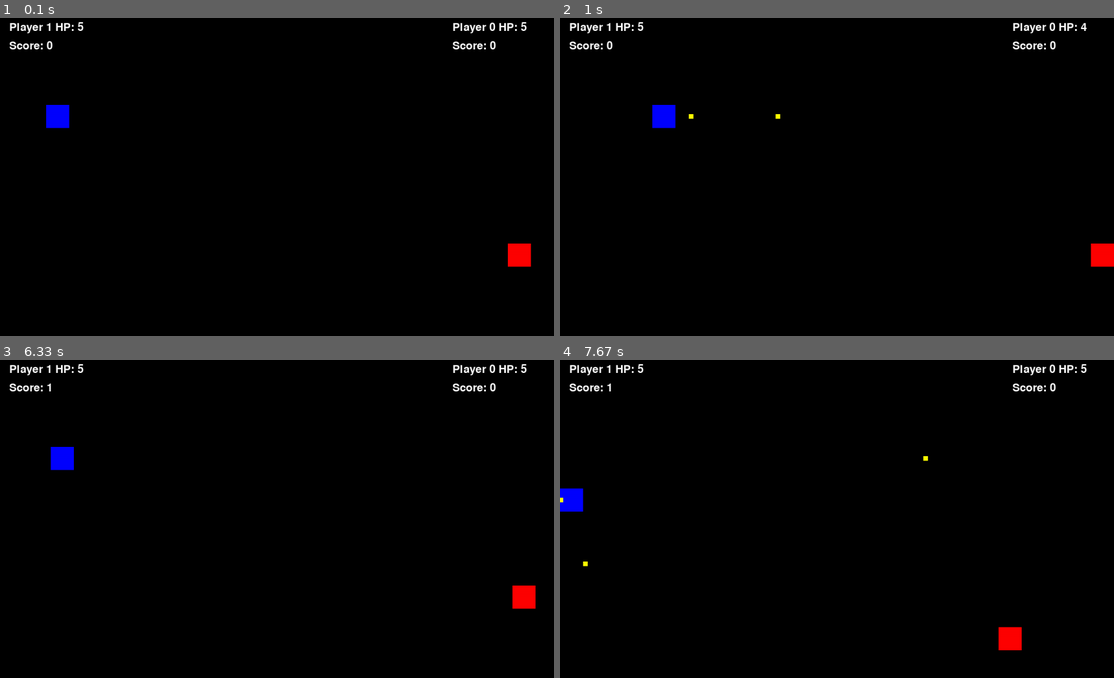
Above: before the commit, frames 1-4 (two rows, left to right).
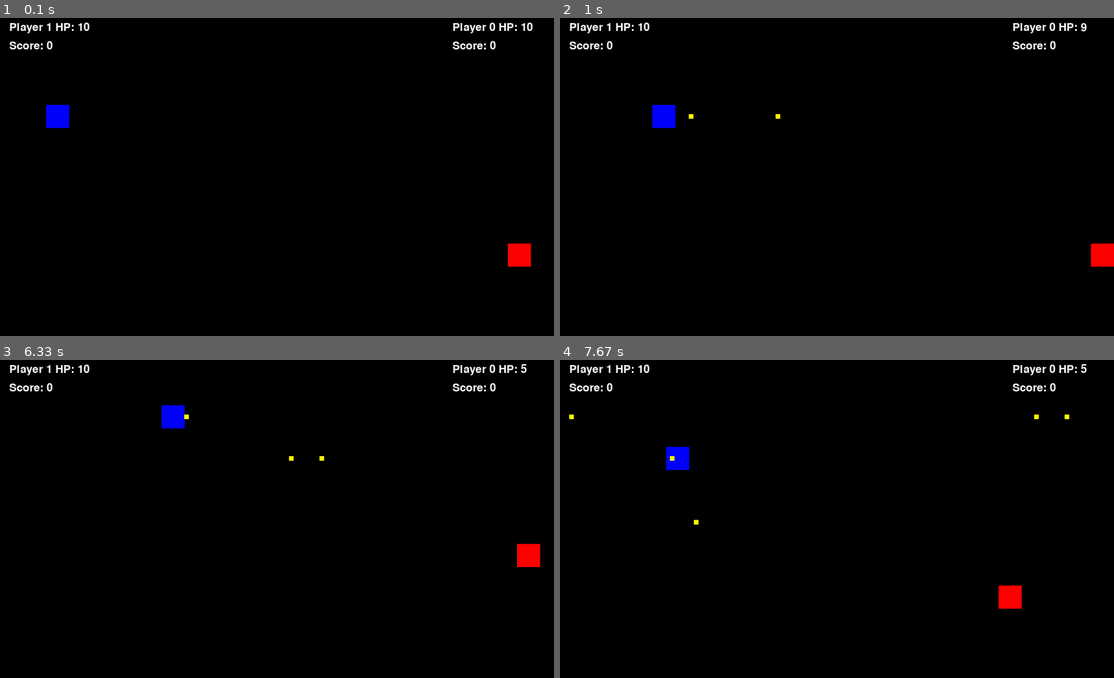
Above: after the commit, the same moments.

Repository: entity126/game-dev
Game: pygame game, started from pygame 1.py
The game is run twice, just before and just after one commit, with the same random seed, the same clock (stepped at 60 frames per second) and the same inputs.
Inputs:
- Up to frame 1 (0.1 s): no input
- Up to frame 2 (1 s): tap Space at 0.33, 0.73 s; hold Right from 0.67 s (still down); hold D from 0.67 s (still down); tap Right Shift at 0.82 s
- Up to frame 3 (6.33 s): tap Space at 1.03, 1.23, 1.57, 1.87, 2.07, 2.37, 2.63, 2.97, 3.27, 3.4, 3.8, 4.1, 4.47, 4.87, 5.17, 5.37, 5.67, 5.87, 6.2 s; release Right at 1.13 s; release D at 1.13 s; hold Up 1.17-1.47 s; hold W 1.17-1.47 s; hold Right 1.5-1.97 s; hold D 1.5-1.97 s; hold Left 2-2.53 s; hold A 2-2.53 s; tap Right Shift at 2.15, 3.48, 4.95, 6.28 s; hold Down 2.57-2.87 s; hold S 2.57-2.87 s; hold Left 2.9-3.3 s; hold A 2.9-3.3 s; hold Up 3.33-3.7 s; hold W 3.33-3.7 s; hold Right 3.73-4.37 s; hold D 3.73-4.37 s; hold Down 4.4-4.77 s; hold S 4.4-4.77 s; hold Left 4.8-5.27 s; hold A 4.8-5.27 s; hold Right 5.3-5.77 s; hold D 5.3-5.77 s; hold Up 5.8-6.1 s; hold W 5.8-6.1 s; hold Right from 6.13 s (still down); hold D from 6.13 s (still down)
- Up to frame 4 (7.67 s): tap Space at 6.5, 6.7, 7, 7.27, 7.6 s; release Right at 6.6 s; release D at 6.6 s; hold Left 6.63-7.17 s; hold A 6.63-7.17 s; hold Down 7.2-7.5 s; hold S 7.2-7.5 s; hold Left from 7.53 s (still down); hold A from 7.53 s (still down)

The runs differ from the first frame. In frame 1, less than 0.1% of the frame differs, in the area x 14-97%, y 1-5%; in frame 2, less than 0.1%; in frame 3, 1.4%; in frame 4, 1.4%, in the area x 0-92%, y 1-92%.

Commit message:
Increase player HP to 10 and update reset logic

Diff:
--- a/pygame 1.py
+++ b/pygame 1.py
@@ -30,8 +30,8 @@
         self.player0_direction = (1, 0)  # Default direction for player 0
 
         # HP attributes
-        self.player1_hp = 5
-        self.player0_hp = 5
+        self.player1_hp = 10
+        self.player0_hp = 10
         self.player1_score = 0
         self.player0_score = 0
 
@@ -39,8 +39,8 @@
         # Reset player positions and HP
         self.player0.x, self.player0.y = 1100, 500
         self.player1.x, self.player1.y = 100, 200
-        self.player1_hp = 5
-        self.player0_hp = 5
+        self.player1_hp = 10
+        self.player0_hp = 10
         self.projectiles.clear()
         self.player1_direction = (1, 0)
         self.player0_direction = (1, 0)
@@ -140,6 +140,7 @@
             self.screen.fill(self.black)
             pygame.draw.rect(self.screen, "blue", self.player1)
             pygame.draw.rect(self.screen, "red", self.player0)
+
             # Draw HP and Score
             font = pygame.font.SysFont(None, 36)
             hp1 = font.render(f"Player 1 HP: {self.player1_hp}", True, self.white)
